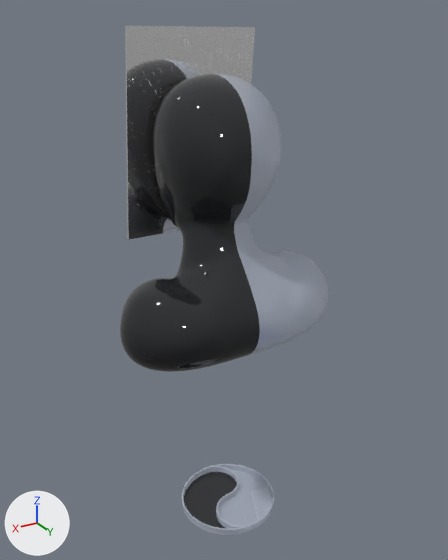
A saved change to the glTF model docs/mirroredfuture.glb.
The view is the same before and after, from a 50 mm camera at (2.74, 4.5, 4.84) aimed at (-0.08, -0.21, 2.49). Arrows for +X, +Y and +Z are at lower left; the lights stay in place. Where no turn or scale is listed for an object, it has been applied to the vertices. Vertices at the same position are counted once.

In view in the first picture: 'face', 'mirror', 'yingyang'.
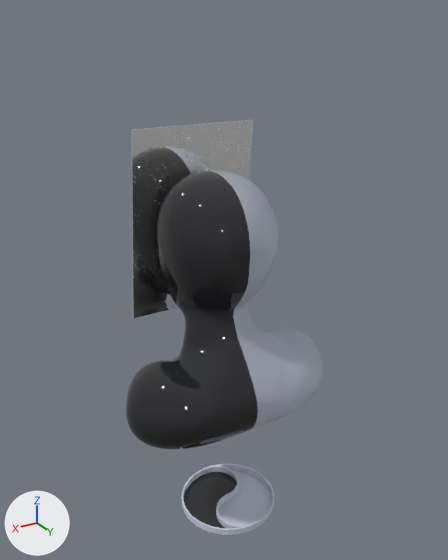
Scene script edits in JSON lines:
```json
{"op": "add", "block": "mat_mat_light_full", "code": ["mat_mat_light_full = bpy.data.materials.new('mat_light_full')", "# colours: light grey #ccd4e4", "# uses the picture img_bake_face", "# uses the picture img_stone_normal"]}
{"block": "me_plane_005", "where": "me_plane_005.from_pydata(...)  # 20909 vertices, 41814 faces; spans x -1.11..1.05, y -0.81..0.51, z 1.98..4.52"}
{"block": "me_plane_005", "where": "# used by ob_face; location = (0.0, 0.0, -0.147)"}
{"block": "me_plane_005", "change": "me_plane_005 part 1: the whole mesh is moved by (0.0, 0.0, -0.85)"}
{"block": "me_curve", "where": "me_curve.from_pydata(...)  # 440 vertices, 830 faces; spans x -0.5..0.5, y -0.496..0.504, z 0.0..0.065"}
{"block": "me_curve", "where": "# used by ob_yingyang; location = (0.0, 0.0, 0.0)"}
{"block": "me_curve", "change": "me_curve part 2: 745 faces spanning x -0.5..0.5, y -0.496..0.504, z 0.0..0.065 switch from mat_mat_light_001 to mat_mat_light_full"}
{"op": "set", "path": "ob_mirror.location", "old": "(-0.004, 0.121, 2.255)", "new": "(-0.004, 0.121, 1.409)"}
```

What differs and where, as boxes (x1, y1, x2, y2) in the pictures (448 x 560 px):
```json
{"object": "face", "change": "mesh moved", "before": [120, 74, 260, 372], "after": [126, 171, 258, 450]}
{"object": "mirror", "change": "moved", "before": [125, 26, 255, 239], "after": [131, 120, 253, 318]}
{"part": 2, "of": "me_curve", "change": "recoloured", "before": [182, 464, 274, 535], "after": [182, 464, 274, 535]}
```
